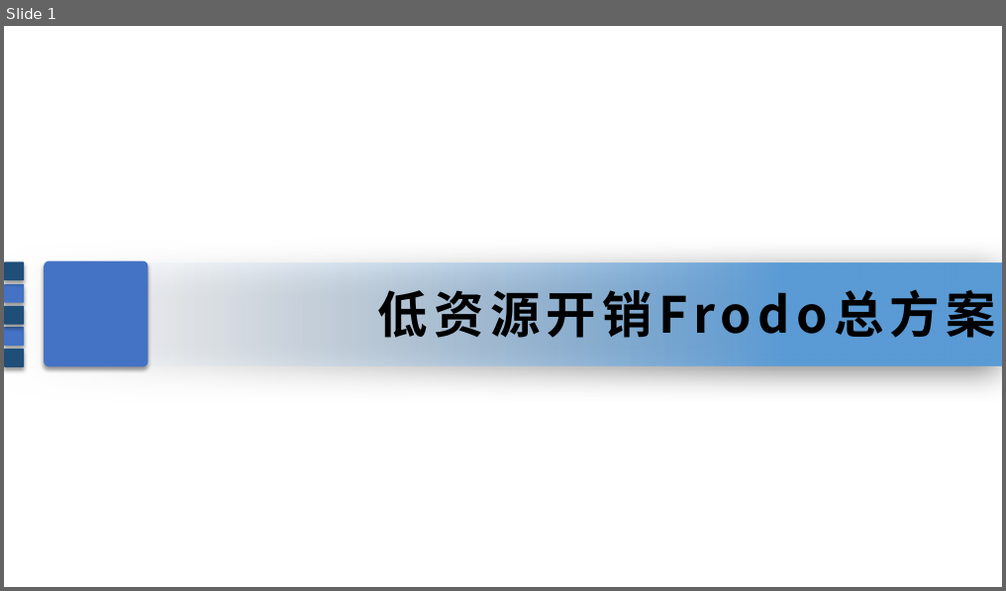
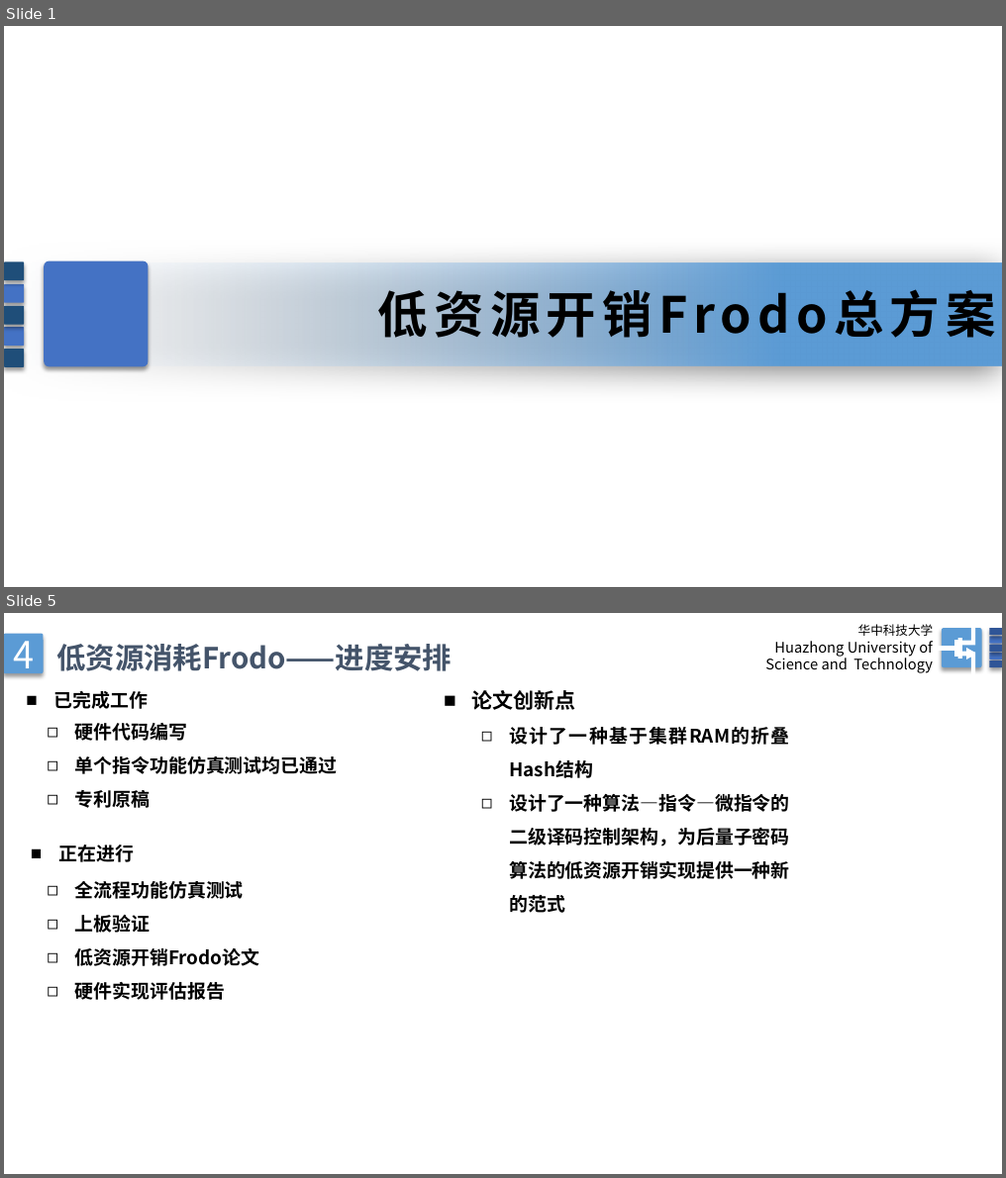
Before and after one commit to Low-Runahead-Frodo/Frodo, a slide deck: doc/5月汇报.pptx. Shown one above the other, each under a label of ours: slide 1 before the commit, slides 1 and 5 after it; the slides between them are not shown. The pictures are 1006x591 and 1006x1178 pixels, drawn with LibreOffice and Linux fonts; fonts in the diff are those of the drawing. Boxes give left, top, right and bottom in pixels: in the first picture for what was removed or moved away, otherwise in the second. Text is boxed around its words. In the diff, an @@ line names an element or a change of style, - is before the commit and + after.

```diff
--- a/doc/5月汇报.pptx
+++ b/doc/5月汇报.pptx
@@ slide 5 added at <box>4,613,1002,1174</box>, background #FFFFFF @@
@@ rounded rectangle added at <box>4,633,43,673</box>, fill #5B9BD5, 36 pt, text #FFFFFF @@
+4
@@ group added at <box>765,621,1002,674</box>: 6 rounded rectangles, 1 text, 1 freeform shape @@
+华中科技大学
+Huazhong University of
+Science and Technology
@@ text added at <box>56,644,451,671</box>, 28 pt, text #44546A, bold @@
+低资源消耗Frodo——进度安排
@@ text added at <box>54,691,148,709</box>, 18 pt, text #000000, bold @@
+■ 已完成工作
@@ text added at <box>471,690,790,913</box>, 18 pt, text #000000, bold @@
+■ 论文创新点
+  ◻ 设计了一种基于集群RAM的折叠Hash结构
+  ◻ 设计了一种算法—指令—微指令的二级译码控制架构，为后量子密码算法的低资源开销实现提供一种新的范式
@@ text added at <box>75,723,338,808</box>, 18 pt, text #000000, bold @@
+    ◻ 硬件代码编写
+    ◻ 单个指令功能仿真测试均已通过
+    ◻ 专利原稿
@@ text added at <box>58,845,134,862</box>, 18 pt, text #000000, bold @@
+■ 正在进行
@@ text added at <box>75,881,260,1000</box>, 18 pt, text #000000, bold @@
+    ◻ 全流程功能仿真测试
+    ◻ 上板验证
+    ◻ 低资源开销Frodo论文
+    ◻ 硬件实现评估报告
```
Also in this commit, not shown: 2 slides changed, 1 other slide added, 6 slides removed, 46 other files.
